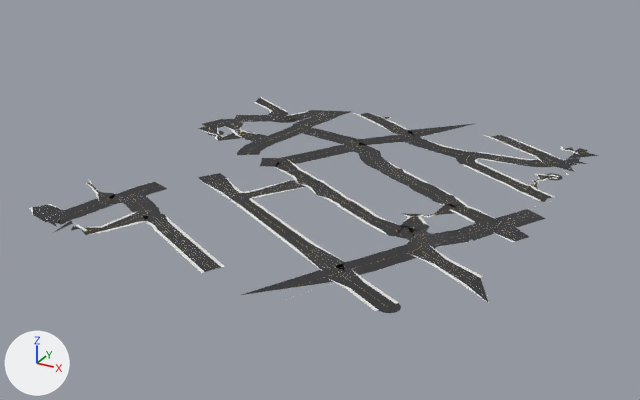
Before and after pictures for a commit that changed the glTF model docs/assets/models/roadway_chunks/chunk_2_-5.glb.
Rendered twice from a 50 mm camera at (1722.0, 1372.0, 411.0) aimed at (1245.0, 2239.0, -23.0). Arrows for +X, +Y and +Z are at lower left; the lights stay in place. The picture after the commit comes second. Vertices at exactly the same position are counted once.

Script lines for the objects in view, before the commit:
```python
me_road_asphalt = bpy.data.meshes.new('road_asphalt')
me_road_asphalt.from_pydata(...)  # 1143 vertices, 986 faces; spans x 991.0..1519.0, y 1965.0..2541.0, z 0.0
me_road_asphalt.materials.append(mat_road_asphalt)  # dark grey #323235
me_road_marking_white = bpy.data.meshes.new('road_marking_white')
me_road_marking_white.from_pydata(...)  # 3059 vertices, 1519 faces; spans x 994.0..1522.0, y 1951.0..2555.0, z 0.0
me_road_marking_white.materials.append(mat_road_marking_white)  # white #f7f7f2
me_sidewalk_concrete = bpy.data.meshes.new('sidewalk_concrete')
me_sidewalk_concrete.from_pydata(...)  # 670 vertices, 684 faces; spans x 994.0..1518.0, y 1983.0..2513.0, z 0.0
me_sidewalk_concrete.materials.append(mat_sidewalk_concrete)  # white #e5e5e0
ob_road_asphalt = bpy.data.objects.new('road_asphalt', me_road_asphalt)
ob_road_asphalt.location = (0.0, 0.0, 0.0)
ob_road_marking_white = bpy.data.objects.new('road_marking_white', me_road_marking_white)
ob_road_marking_white.location = (0.0, 0.0, 0.0)
ob_sidewalk_concrete = bpy.data.objects.new('sidewalk_concrete', me_sidewalk_concrete)
ob_sidewalk_concrete.location = (0.0, 0.0, 0.0)
```
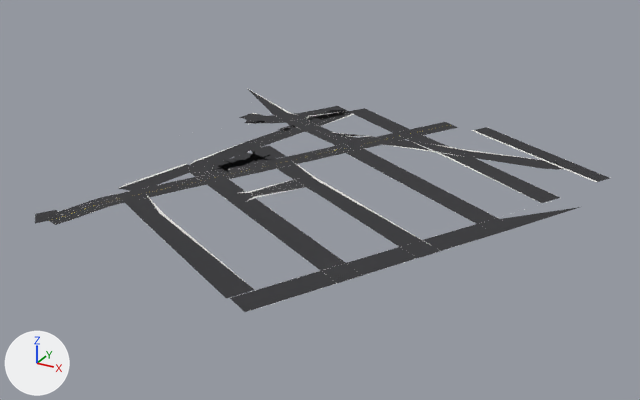
Boxes [x1, y1, x2, y2] around the edits, measured in the pictures (640 x 400 px; the box of a moved part takes in the faces that stretch with it):
'road_asphalt', reshaped
    before: [32, 98, 599, 313]
    after: [35, 89, 610, 312]
'sidewalk_concrete', reshaped
    before: [29, 97, 578, 311]
    after: [119, 88, 597, 290]
'road_marking_white', reshaped
    before: [32, 111, 574, 309]
    after: [52, 110, 595, 309]
part 1 of me_road_asphalt, moved or reshaped (not visible afterwards)
    before: [550, 159, 563, 165]
part 2 of me_road_asphalt, rebuilt (20% narrower, 8% taller)
    before: [231, 180, 427, 275]
    after: [207, 179, 363, 282]
part 3 of me_road_asphalt, rebuilt
    before: [291, 111, 365, 144]
    after: [282, 116, 359, 147]
part 4 of me_road_asphalt, rebuilt (90% wider, 112% taller)
    before: [456, 152, 557, 167]
    after: [377, 137, 570, 170]
part 5 of me_road_asphalt, rebuilt (9% narrower, 75% taller)
    before: [81, 214, 221, 272]
    after: [126, 196, 254, 298]
part 6 of me_road_asphalt, rebuilt
    before: [256, 98, 288, 119]
    after: [248, 89, 291, 115]
part 7 of me_road_asphalt, rebuilt
    before: [237, 126, 301, 155]
    after: [201, 130, 305, 163]
part 8 of me_road_asphalt, rebuilt
    before: [287, 110, 325, 121]
    after: [290, 110, 352, 125]
part 9 of me_road_asphalt, deleted
    before: [32, 115, 599, 313]
part 10 of me_road_asphalt, moved or reshaped
    before: [42, 113, 472, 239]
    after: [35, 106, 610, 312]
part 11 of me_sidewalk_concrete, rebuilt (83% taller)
    before: [88, 221, 204, 273]
    after: [146, 194, 255, 290]
part 12 of me_sidewalk_concrete, rebuilt (85% wider, 75% taller)
    before: [261, 97, 287, 112]
    after: [247, 88, 296, 115]
part 13 of me_sidewalk_concrete, rebuilt (108% wider, 83% taller)
    before: [482, 134, 542, 162]
    after: [471, 130, 597, 182]
part 14 of me_sidewalk_concrete, rebuilt (84% wider, 89% taller)
    before: [478, 152, 535, 160]
    after: [433, 144, 539, 160]
part 15 of me_sidewalk_concrete, deleted
    before: [29, 102, 578, 311]
part 16 of me_sidewalk_concrete, moved or reshaped
    before: [250, 161, 396, 261]
    after: [119, 111, 518, 243]
part 17 of me_road_marking_white, deleted
    before: [32, 111, 574, 309]
part 18 of me_road_marking_white, built on
    after: [52, 110, 595, 309]

Diff of the bpy script that builds the scene:
```diff
--- a/docs/assets/models/roadway_chunks/chunk_2_-5.glb.py
+++ b/docs/assets/models/roadway_chunks/chunk_2_-5.glb.py
@@ me_road_asphalt @@
-me_road_asphalt.from_pydata(...)  # 1143 vertices, 986 faces; spans x 991.0..1519.0, y 1965.0..2541.0, z 0.0
+me_road_asphalt.from_pydata(...)  # 550 vertices, 473 faces; spans x 948.0..1549.0, y 1942.0..2532.0, z 0.0
+# me_road_asphalt part 1: the loose piece of 13 vertices spanning x 1462.0..1485.0, y 2431.0..2454.0, z 0.0 is moved by (13.0, -2.0, 0.0)
+# me_road_asphalt part 2: the loose piece of 26 vertices spanning x 1175.0..1432.0, y 2040.0..2244.0, z 0.0 is rebuilt with 8 vertices and now spans x 1116.0..1394.0, y 2028.0..2201.0, z 0.0
+# me_road_asphalt part 3: the loose piece of 21 vertices spanning x 1107.0..1227.0, y 2369.0..2504.0, z 0.0 is rebuilt with 8 vertices and now spans x 1080.0..1230.0, y 2354.0..2449.0, z 0.0
+# me_road_asphalt part 4: the loose piece of 20 vertices spanning x 1357.0..1482.0, y 2378.0..2452.0, z 0.0 is rebuilt with 14 vertices and now spans x 1244.0..1498.0, y 2394.0..2450.0, z 0.0
+# me_road_asphalt part 5: the loose piece of 18 vertices spanning x 1080.0..1265.0, y 1986.0..2075.0, z 0.0 is rebuilt with 6 vertices and now spans x 1067.0..1318.0, y 1954.0..2112.0, z 0.0
+# me_road_asphalt part 6: the loose piece of 15 vertices spanning x 994.0..1085.0, y 2417.0..2498.0, z 0.0 is rebuilt with 5 vertices and now spans x 948.0..1094.0, y 2423.0..2532.0, z 0.0
+# me_road_asphalt part 7: the loose piece of 14 vertices spanning x 1095.0..1139.0, y 2268.0..2404.0, z 0.0 is rebuilt with 10 vertices and now spans x 1073.0..1142.0, y 2230.0..2418.0, z 0.0
+# me_road_asphalt part 8: the loose piece of 12 vertices spanning x 1078.0..1133.0, y 2429.0..2491.0, z 0.0 is rebuilt with 28 vertices and now spans x 1084.0..1164.0, y 2412.0..2506.0, z 0.0
+# me_road_asphalt part 9: 65 loose pieces with 586 vertices, spanning x 991.0..1519.0, y 1965.0..2510.0, z 0.0, are deleted
+# me_road_asphalt part 10: 204 vertices removed from x 1001.0..1430.0, y 1994.0..2541.0, z 0.0; 244 vertices added at x 1011.0..1549.0, y 1942.0..2532.0, z 0.0
+# other edits to the shape of me_road_asphalt do not show in these pictures
 me_road_asphalt.materials.append(mat_road_asphalt)
@@ me_sidewalk_concrete @@
-me_sidewalk_concrete.from_pydata(...)  # 670 vertices, 684 faces; spans x 994.0..1518.0, y 1983.0..2513.0, z 0.0
+me_sidewalk_concrete.from_pydata(...)  # 133 vertices, 106 faces; spans x 948.0..1538.0, y 1980.0..2532.0, z 0.0
+# me_sidewalk_concrete part 11: the loose piece of 25 vertices spanning x 1098.0..1256.0, y 1983.0..2052.0, z 0.0 is rebuilt with 7 vertices and now spans x 1081.0..1318.0, y 1980.0..2112.0, z 0.0
+# me_sidewalk_concrete part 12: the loose piece of 16 vertices spanning x 994.0..1073.0, y 2454.0..2501.0, z 0.0 is rebuilt with 7 vertices and now spans x 948.0..1094.0, y 2449.0..2532.0, z 0.0
+# me_sidewalk_concrete part 13: the loose piece of 13 vertices spanning x 1353.0..1466.0, y 2429.0..2501.0, z 0.0 is rebuilt with 6 vertices and now spans x 1339.0..1538.0, y 2399.0..2511.0, z 0.0
+# me_sidewalk_concrete part 14: the loose piece of 10 vertices spanning x 1369.0..1453.0, y 2428.0..2443.0, z 0.0 is rebuilt with 7 vertices and now spans x 1306.0..1465.0, y 2428.0..2443.0, z 0.0
+# me_sidewalk_concrete part 15: 45 loose pieces with 468 vertices, spanning x 994.0..1518.0, y 1999.0..2513.0, z 0.0, are deleted
+# me_sidewalk_concrete part 16: 113 vertices removed from x 1170.0..1510.0, y 2071.0..2287.0, z 0.0; 78 vertices added at x 1044.0..1497.0, y 2107.0..2504.0, z 0.0
+# other edits to the shape of me_sidewalk_concrete do not show in these pictures
 me_sidewalk_concrete.materials.append(mat_sidewalk_concrete)
@@ me_road_marking_white @@
-me_road_marking_white.from_pydata(...)  # 3059 vertices, 1519 faces; spans x 994.0..1522.0, y 1951.0..2555.0, z 0.0
+me_road_marking_white.from_pydata(...)  # 761 vertices, 377 faces; spans x 933.0..1549.0, y 1942.0..2532.0, z 0.0
+# me_road_marking_white part 17: 762 loose pieces with 3031 vertices, spanning x 994.0..1522.0, y 1951.0..2555.0, z 0.0, are deleted
+# me_road_marking_white part 18: 2 vertices moved within x 1036.0, y 2397.0, z 0.0; 14 vertices removed from x 1021.0..1329.0, y 2242.0..2445.0, z 0.0; 747 vertices added at x 933.0..1549.0, y 1942.0..2532.0, z 0.0
+# other edits to the shape of me_road_marking_white do not show in these pictures
 me_road_marking_white.materials.append(mat_road_marking_white)
```
